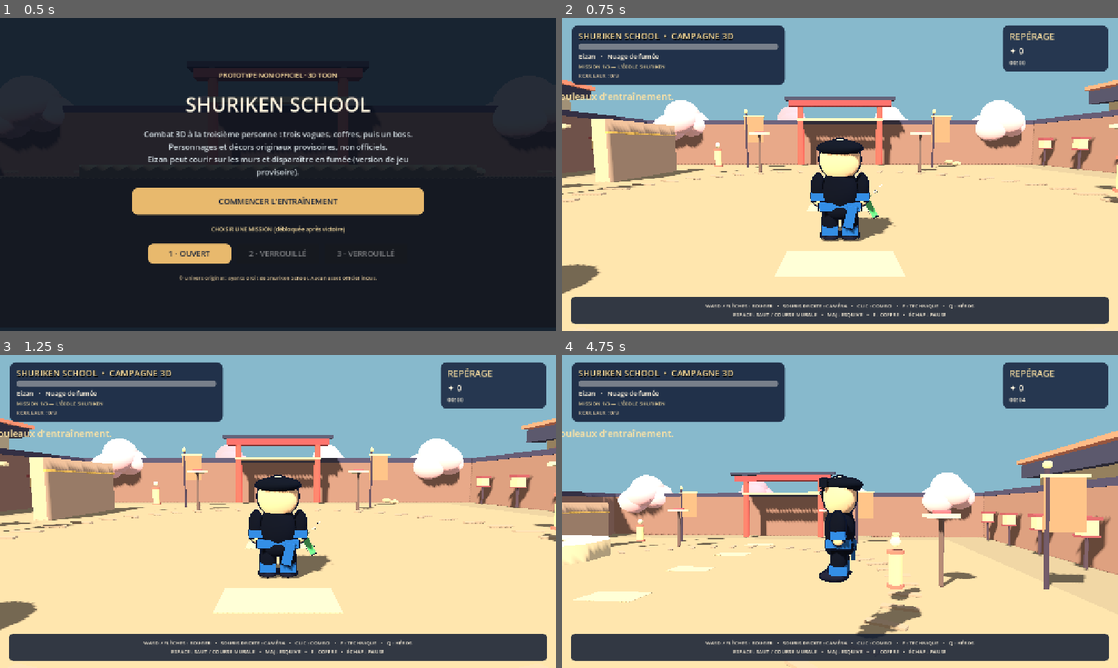
Above: before the commit, frames 1-4 (two rows, left to right).
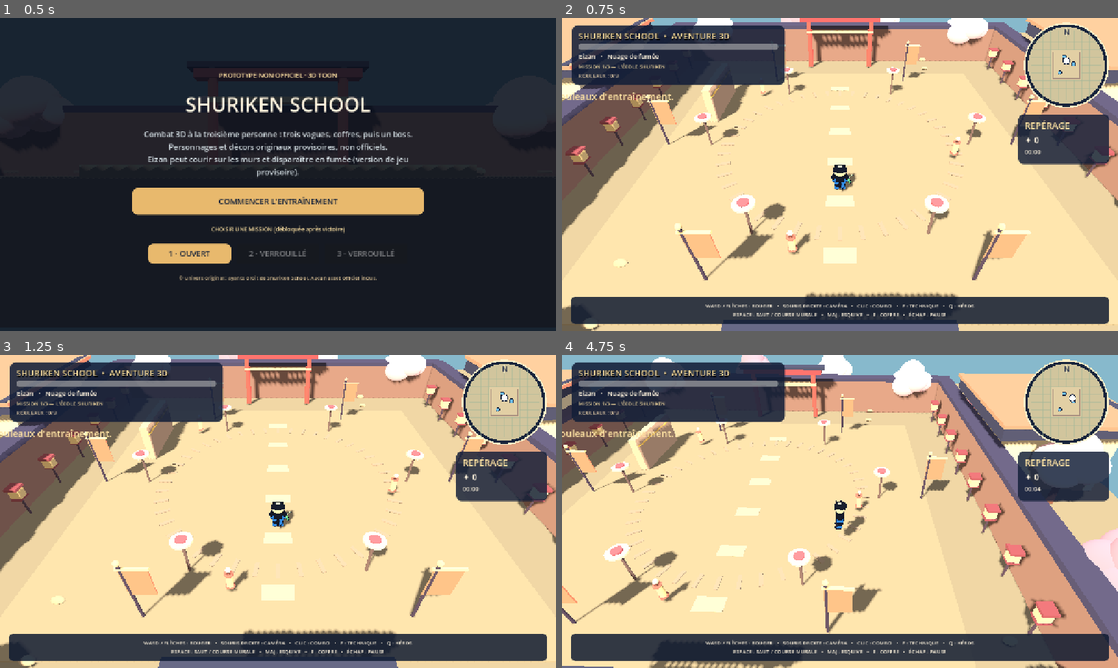
Above: after the commit, the same moments.

Repository: Elikto/shuriken-school---game
Game: Godot game, scene res://main.tscn
Two runs of this game, one before a commit and one after it. Both use one fixed random seed, a clock stepped at 60 frames per second and the inputs below.
Inputs (mouse positions are in pixels of both pictures, inside the frame that each line leads up to):
- Up to frame 1 (0.5 s): no input
- Up to frame 2 (0.75 s): click "COMMENCER L'ENTRAÎNEMENT" at 0.5 s
- Up to frame 3 (1.25 s): no input
- Up to frame 4 (4.75 s): tap Enter at 1.25 s; move the mouse to (962, 495) at 1.27 s; press the mouse at (962, 495) at 1.28 s; hold D (move_right) 1.28-2 s; tap Space (action_jump) at 1.52, 4.52 s; release the mouse at (962, 495) at 2 s; drag from (728, 527) to (812, 574) at 2.02 s; move the mouse to (895, 442) at 2.77 s; hold D (move_right) 2.78-3.5 s; hold E (action_interact) 2.78-3.5 s; click (895, 442) at 2.92 s; drag from (812, 574) to (673, 464) at 3.52 s; move the mouse to (1006, 558) at 4.27 s; press the mouse at (1006, 558) at 4.28 s; hold A (move_left) from 4.28 s (still down)

Frame 1 is identical in both runs. In frame 2, 49% of the frame differs, in the area x 0-100%, y 0-100%; in frame 3, 49%; in frame 4, 59%.
Error after the commit: Parse Error: Cannot infer the type of "c" variable because the value doesn't have a set type. (res://scripts/modern_scenery.gd:127)

Commit message:
Integrate vivid 3D academy, elevated combat camera and live tactical minimap

Diff:
--- /dev/null
+++ b/game/scripts/minimap.gd
@@ -0,0 +1,49 @@
+extends Control
+## A live top-down tactical minimap. No web services or external assets.
+var world: Node3D
+const BG := Color("#17243c")
+const GOLD := Color("#f8d36c")
+const RED := Color("#f26862")
+const BLUE := Color("#6ebde8")
+
+func _ready() -> void:
+    mouse_filter = Control.MOUSE_FILTER_IGNORE
+
+func _process(_delta: float) -> void:
+    if world != null and is_instance_valid(world):
+        queue_redraw()
+
+func _draw() -> void:
+    var c := size * 0.5
+    var radius := minf(size.x,size.y) * 0.47
+    draw_circle(c,radius+5.0,Color("#fff1c9"))
+    draw_circle(c,radius+1.5,BG)
+    draw_circle(c,radius-5.0,Color("#d1c59d"))
+    # Muted playable terrain, roads and the surrounding academy.
+    for n in range(7):
+        var z := float(n-3)*18.0
+        draw_line(c+Vector2(-radius+13,z),c+Vector2(radius-13,z),Color("#a3b798",0.48),2.0)
+        draw_line(c+Vector2(z,-radius+13),c+Vector2(z,radius-13),Color("#a3b798",0.45),2.0)
+    draw_rect(Rect2(c-Vector2(34,34),Vector2(68,68)),Color("#e2cfa4"),true)
+    draw_rect(Rect2(c-Vector2(30,30),Vector2(60,60)),Color("#ab9281"),false,2.0)
+    draw_line(c+Vector2(0,-radius+6),c+Vector2(0,-radius+24),Color("#fff7ce"),3.0)
+    if world == null or not is_instance_valid(world):
+        return
+    for enemy in world.foes:
+        if is_instance_valid(enemy):
+            _marker(c,enemy.global_position,RED,4.5 if enemy.boss else 3.4)
+    for ch in world.chests:
+        if is_instance_valid(ch):
+            _marker(c,ch.global_position,GOLD,4.5)
+    for scroll in world.scrolls:
+        if is_instance_valid(scroll):
+            _marker(c,scroll.global_position,BLUE,3.6)
+    if is_instance_valid(world.player):
+        _marker(c,world.player.global_position,Color.WHITE,7.0)
+    draw_string(ThemeDB.fallback_font,c+Vector2(-5,-radius+23),"N",HORIZONTAL_ALIGNMENT_LEFT,24,16,Color("#28324b"))
+
+func _marker(center: Vector2, pos: Vector3, color: Color, radius: float) -> void:
+    var p := center + Vector2(pos.x,-pos.z) * 1.65
+    if p.distance_to(center) < minf(size.x,size.y)*0.40:
+        draw_circle(p,radius+1.6,Color("#15213a"))
+        draw_circle(p,radius,color)
--- a/game/scripts/player.gd
+++ b/game/scripts/player.gd
@@ -29,9 +29,9 @@
 var visual: Node3D
 var camera: Camera3D
 var camera_yaw := 0.0
-var camera_pitch := -0.22
-var camera_distance := 6.9
-var camera_height := 2.15
+var camera_pitch := 0.38
+var camera_distance := 19.0
+var camera_height := 8.2
 var camera_sensitivity := 0.003
 var _time := 0.0
 var combo_count := 0
--- a/game/scripts/world.gd
+++ b/game/scripts/world.gd
@@ -8,6 +8,8 @@
 const ChestScene = preload("res://scripts/chest.gd")
 const Progress = preload("res://scripts/progress.gd")
 const ArenaDecor = preload("res://scripts/arena_decor.gd")
+const ModernScenery = preload("res://scripts/modern_scenery.gd")
+const MinimapScript = preload("res://scripts/minimap.gd")
 
 const WAVE_SIZES := [5, 8, 12] # Chapter 1, retained for tests and balancing.
 const CHAPTERS := [
@@ -79,6 +81,7 @@
     Input.mouse_mode = Input.MOUSE_MODE_VISIBLE
     _build_environment()
     _build_level()
+    _install_modern_visuals()
     player = PlayerScene.new()
     player.name = "Hero"
     player.position = Vector3(0,0,6)
@@ -197,6 +200,9 @@
     _solid(Vector3(0.75,3.5,7.0),"#d7b6a2",Vector3(-13.0,1.75,-7.5))
     Art.box(self,Vector3(0.12,0.10,7.0),"#efc66e",Vector3(-12.58,2.78,-7.5))
 
+func _install_modern_visuals() -> void:
+    ModernScenery.create(self,0)
+
 func _tree(point: Vector3, index: int) -> void:
     var node := Node3D.new()
     node.position = point
@@ -636,7 +642,7 @@
     hud.add_child(top_panel)
     var stack := VBoxContainer.new()
     top_panel.add_child(stack)
-    var title := _label(stack,"SHURIKEN SCHOOL  •  CAMPAGNE 3D",20,GOLD)
+    var title := _label(stack,"SHURIKEN SCHOOL  •  AVENTURE 3D",20,GOLD)
     title.add_theme_color_override("font_shadow_color",Color.BLACK)
     health_bar = ProgressBar.new()
     health_bar.size_flags_horizontal = Control.SIZE_EXPAND_FILL
@@ -653,11 +659,21 @@
     right_panel.add_theme_stylebox_override("panel",_style_box(Color(0.075,0.12,0.22,0.84),13))
     right_panel.anchor_left = 1
     right_panel.anchor_right = 1
-    right_panel.offset_left = -265
-    right_panel.offset_right = -23
-    right_panel.offset_top = 17
-    right_panel.offset_bottom = 120
+    right_panel.offset_left = -230
+    right_panel.offset_right = -20
+    right_panel.offset_top = 222
+    right_panel.offset_bottom = 336
     hud.add_child(right_panel)
+    var minimap := MinimapScript.new()
+    minimap.name = "LiveMinimap"
+    minimap.world = self
+    minimap.anchor_left = 1.0
+    minimap.anchor_right = 1.0
+    minimap.offset_left = -218
+    minimap.offset_right = -20
+    minimap.offset_top = 10
+    minimap.offset_bottom = 208
+    hud.add_child(minimap)
     var right_stack := VBoxContainer.new()
     right_panel.add_child(right_stack)
     wave_label = _label(right_stack,"VAGUE 1/3",21,GOLD)
